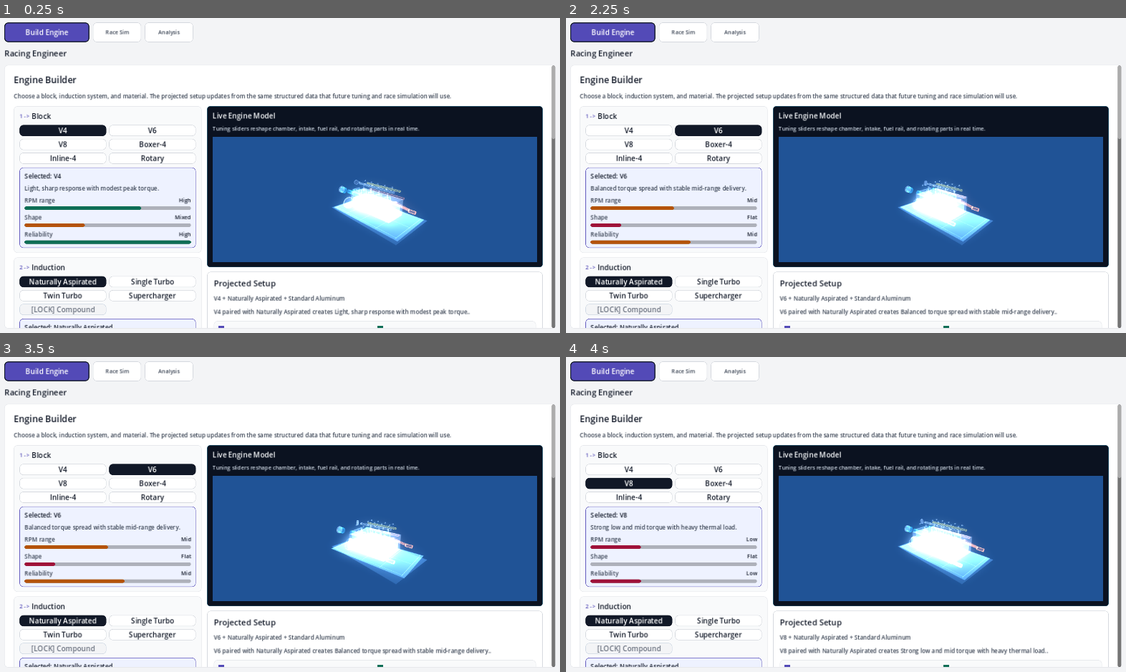
Above: before the commit, frames 1-4 (two rows, left to right).
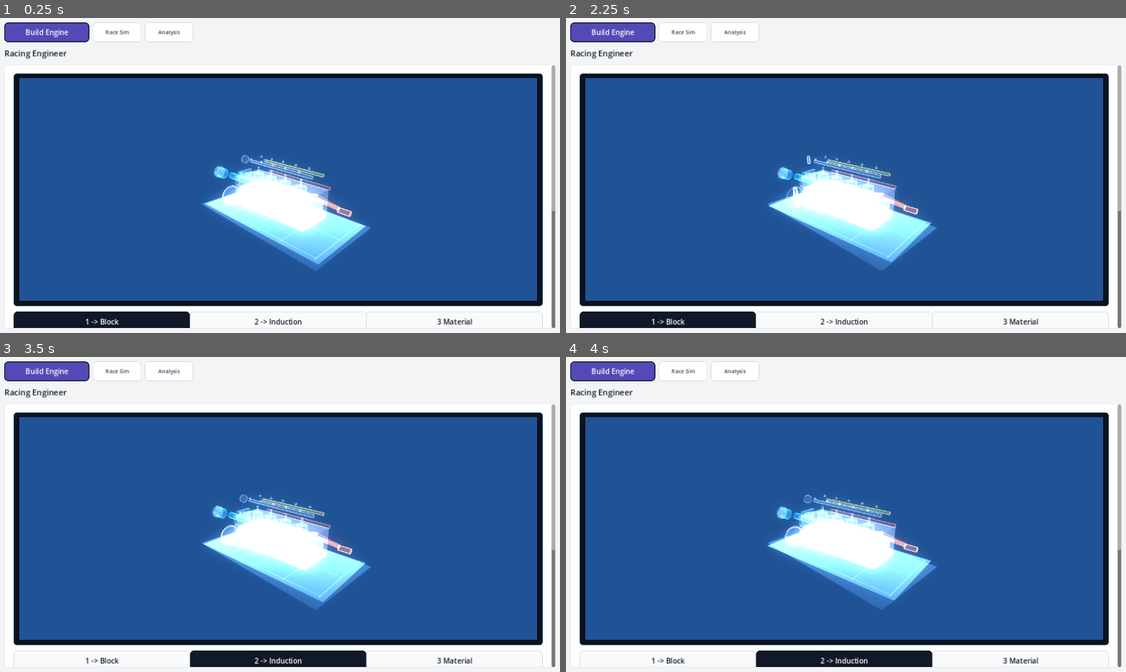
Above: after the commit, the same moments.

Repository: k15974973/racing-engineer
Game: Godot game, scene res://scenes/Main.tscn
Same seed, same stepped clock (60 frames per second), same inputs: the game is played once before the commit and once after it.
Inputs (mouse positions are in pixels of both pictures, inside the frame that each line leads up to):
- Up to frame 1 (0.25 s): no input
- Up to frame 2 (2.25 s): click (627, 131) at 0.5 s, where only the run before the commit has a clickable "V4"; click (666, 320) at 1.25 s, where only the run after the commit has a clickable "1 -> Block"; click (717, 131) at 2 s, where only the run before the commit has a clickable "V6"
- Up to frame 3 (3.5 s): click (280, 659) at 2.75 s, where only the run after the commit has a clickable "2 -> Induction"
- Up to frame 4 (4 s): click (627, 483) at 3.5 s, where only the run before the commit has a clickable "V8"

The runs differ from the first frame. In frame 1, 56% of the frame differs, in the area x 2-100%, y 17-99%; in frame 2, 56%; in frame 3, 56%; in frame 4, 56%.

Commit message:
Redesign builder around engine hero

Diff:
--- a/scripts/ui/engine_visualizer_3d.gd
+++ b/scripts/ui/engine_visualizer_3d.gd
@@ -49,8 +49,9 @@
 var _camera_zoom_z := 5.0
 
 func _init() -> void:
-	custom_minimum_size = Vector2(0, 360)
+	custom_minimum_size = Vector2(0, 480)
 	size_flags_horizontal = Control.SIZE_EXPAND_FILL
+	size_flags_vertical = Control.SIZE_EXPAND_FILL
 	add_theme_stylebox_override("panel", _panel_style())
 
 func _ready() -> void:
@@ -109,26 +110,11 @@
 	stack.add_theme_constant_override("separation", 8)
 	margin.add_child(stack)
 
-	var title := Label.new()
-	title.text = "Live Engine Model"
-	title.add_theme_font_size_override("font_size", 16)
-	title.add_theme_color_override("font_color", Color.html("#F8FAFC"))
-	title.autowrap_mode = TextServer.AUTOWRAP_OFF
-	stack.add_child(title)
-
-	var note := Label.new()
-	note.text = "Tuning sliders reshape chamber, intake, fuel rail, and rotating parts in real time."
-	note.add_theme_font_size_override("font_size", 12)
-	note.add_theme_color_override("font_color", Color.html("#CBD5E1"))
-	note.autowrap_mode = TextServer.AUTOWRAP_OFF
-	note.clip_text = true
-	stack.add_child(note)
-
 	var viewport_container := SubViewportContainer.new()
 	viewport_container.stretch = true
 	viewport_container.size_flags_horizontal = Control.SIZE_EXPAND_FILL
 	viewport_container.size_flags_vertical = Control.SIZE_EXPAND_FILL
-	viewport_container.custom_minimum_size = Vector2(0, 270)
+	viewport_container.custom_minimum_size = Vector2(0, 440)
 	viewport_container.mouse_filter = Control.MOUSE_FILTER_STOP
 	viewport_container.gui_input.connect(_on_viewport_gui_input)
 	stack.add_child(viewport_container)
--- a/scripts/ui/main.gd
+++ b/scripts/ui/main.gd
@@ -114,6 +114,7 @@
 var _bench_toggle_button: Button
 var _setup_name_edit: LineEdit
 var _current_view := VIEW_ENGINE_BUILDER
+var _builder_active_tab := "block"
 var _builder_selection := {
 	"block": "",
 	"induction": "",
@@ -337,34 +338,20 @@
 func _render_engine_builder(layout: VBoxContainer) -> void:
 	_ensure_builder_selection()
 
-	layout.add_child(_section_title("Engine Builder"))
-	layout.add_child(_body_text("Choose a block, induction system, and material. The projected setup updates from the same structured data that future tuning and race simulation will use."))
-
-	var builder := HBoxContainer.new()
-	builder.size_flags_vertical = Control.SIZE_EXPAND_FILL
-	builder.add_theme_constant_override("separation", 12)
-	layout.add_child(builder)
-
-	var controls := VBoxContainer.new()
-	controls.custom_minimum_size = Vector2(420, 0)
-	controls.size_flags_vertical = Control.SIZE_EXPAND_FILL
-	controls.add_theme_constant_override("separation", 10)
-	builder.add_child(controls)
+	if not _builder_selection.has(_builder_active_tab):
+		_builder_active_tab = "block"
 
 	_tuning_value_labels.clear()
-	controls.add_child(_builder_choice_panel("Block", GameData.blocks, "block"))
-	controls.add_child(_builder_choice_panel("Induction", GameData.inductions, "induction"))
-	controls.add_child(_builder_choice_panel("Material", GameData.materials, "material"))
-	controls.add_child(_garage_status_panel())
-	controls.add_child(_builder_tuning_panel())
-	controls.add_child(_setup_save_panel())
+	layout.add_child(_engine_visualizer_panel(true))
+	layout.add_child(_builder_tab_bar())
+	layout.add_child(_builder_active_choice_panel())
 
 	var results := VBoxContainer.new()
 	_builder_results = results
 	results.size_flags_horizontal = Control.SIZE_EXPAND_FILL
 	results.size_flags_vertical = Control.SIZE_EXPAND_FILL
 	results.add_theme_constant_override("separation", 10)
-	builder.add_child(results)
+	layout.add_child(results)
 
 	_refresh_builder_results()
 
@@ -419,6 +406,171 @@
 	stack.add_child(_selected_slot_panel(key, selected_record))
 
 	return panel
+
+func _builder_tab_bar() -> HBoxContainer:
+	var tabs := HBoxContainer.new()
+	tabs.size_flags_horizontal = Control.SIZE_EXPAND_FILL
+	tabs.add_theme_constant_override("separation", 0)
+	for key in ["block", "induction", "material"]:
+		tabs.add_child(_builder_tab_button(key))
+	return tabs
+
+func _builder_tab_button(key: String) -> Button:
+	var button := Button.new()
+	button.text = "%s %s" % [_builder_step_prefix(key), _builder_tab_title(key)]
+	button.focus_mode = Control.FOCUS_NONE
+	button.size_flags_horizontal = Control.SIZE_EXPAND_FILL
+	button.custom_minimum_size = Vector2(0, 46)
+	button.pressed.connect(_on_builder_tab_selected.bind(key))
+
+	var active := key == _builder_active_tab
+	var normal_bg := Color.html("#111827") if active else Color.html("#F9FAFB")
+	var border := Color.html("#111827") if active else Color.html("#D1D5DB")
+	var hover_bg := Color.html("#1F2937") if active else Color.html("#EEF2FF")
+	button.add_theme_stylebox_override("normal", _panel_style(normal_bg, border))
+	button.add_theme_stylebox_override("hover", _panel_style(hover_bg, Color.html("#534AB7")))
+	button.add_theme_stylebox_override("pressed", _panel_style(Color.html("#374151"), Color.html("#111827")))
+	button.add_theme_color_override("font_color", Color.html("#FFFFFF") if active else Color.html("#111827"))
+	button.add_theme_color_override("font_hover_color", Color.html("#FFFFFF") if active else Color.html("#111827"))
+	return button
+
+func _builder_tab_title(key: String) -> String:
+	match key:
+		"block":
+			return "Block"
+		"induction":
+			return "Induction"
+		"material":
+			return "Material"
+		_:
+			return key.capitalize()
+
+func _builder_active_choice_panel() -> PanelContainer:
+	var key := _builder_active_tab
+	var panel := PanelContainer.new()
+	panel.size_flags_horizontal = Control.SIZE_EXPAND_FILL
+	panel.add_theme_stylebox_override("panel", _panel_style(Color.html("#FFFFFF"), Color.html("#D1D5DB")))
+
+	var margin := MarginContainer.new()
+	margin.add_theme_constant_override("margin_left", 14)
+	margin.add_theme_constant_override("margin_top", 12)
+	margin.add_theme_constant_override("margin_right", 14)
+	margin.add_theme_constant_override("margin_bottom", 12)
+	panel.add_child(margin)
+
+	var stack := VBoxContainer.new()
+	stack.add_theme_constant_override("separation", 10)
+	margin.add_child(stack)
+
+	var choices := GridContainer.new()
+	choices.columns = 3
+	choices.size_flags_horizontal = Control.SIZE_EXPAND_FILL
+	choices.add_theme_constant_override("h_separation", 8)
+	choices.add_theme_constant_override("v_separation", 8)
+	stack.add_child(choices)
+
+	for item in GameData.get_collection(_builder_collection_name(key)):
+		if typeof(item) != TYPE_DICTIONARY:
+			continue
+		var record: Dictionary = item
+		var record_id := str(record.get("id", ""))
+		var selected := record_id == str(_builder_selection[key])
+		var locked := not _builder_option_unlocked(key, record_id)
+		choices.add_child(_slot_choice_button(str(record.get("name", "Unnamed")), record_id, key, selected, locked))
+
+	var selected_record: Dictionary = GameData.get_record_by_id(_builder_collection_name(key), str(_builder_selection[key]))
+	stack.add_child(_builder_selected_description(key, selected_record))
+	return panel
+
+func _builder_selected_description(key: String, record: Dictionary) -> VBoxContainer:
+	var stack := VBoxContainer.new()
+	stack.add_theme_constant_override("separation", 4)
+	if record.is_empty():
+		stack.add_child(_status("Select an option to update the engine model.", false))
+		return stack
+
+	var name := str(record.get("name", "Unnamed"))
+	stack.add_child(_label("Selected: %s - %s" % [name, _builder_selection_short_detail(key, record)], 14, Color.html("#111827")))
+	stack.add_child(_body_text(_builder_selection_bias_line(key, record)))
+	return stack
+
+func _builder_selection_short_detail(key: String, record: Dictionary) -> String:
+	match key:
+		"block":
+			return _block_visual_layout_text(str(record.get("id", "")))
+		"induction":
+			return _induction_visual_text(str(record.get("id", "")))
+		"material":
+			return _material_visual_text(str(record.get("id", "")))
+		_:
+			return str(record)
+
+func _builder_selection_bias_line(key: String, record: Dictionary) -> String:
+	match key:
+		"block":
+			return "Peak power bias: %s" % _block_power_bias(str(record.get("id", "")))
+		"induction":
+			return "Response bias: lag %0.2f, power x%0.2f." % [float(record.get("lag", 0.0)), float(record.get("power_mult", 1.0))]
+		"material":
+			return "Material bias: mass x%0.2f, heat capacity x%0.2f." % [float(record.get("mass_mult", 1.0)), float(record.get("max_heat_mult", 1.0))]
+		_:
+			return ""
+
+func _block_visual_layout_text(block_id: String) -> String:
+	match block_id:
+		"v4":
+			return "4-cylinder V layout"
+		"v6":
+			return "6-cylinder V layout"
+		"v8":
+			return "8-cylinder V layout"
+		"boxer_4":
+			return "4-cylinder flat layout"
+		"inline_4":
+			return "4-cylinder inline layout"
+		"rotary":
+			return "rotor housing layout"
+		_:
+			return "engine block layout"
+
+func _induction_visual_text(induction_id: String) -> String:
+	match induction_id:
+		"na":
+			return "clean intake, no turbo"
+		"single_turbo":
+			return "single turbo and charge pipe"
+		"twin_turbo":
+			return "paired turbo wheels"
+		"supercharger":
+			return "belt-driven supercharger"
+		"compound":
+			return "compound boost package"
+		_:
+			return "induction package"
+
+func _material_visual_text(material_id: String) -> String:
+	match material_id:
+		"titanium":
+			return "blue-gray lightweight shell"
+		"ceramic":
+			return "warm white heat shell"
+		_:
+			return "bright aluminum shell"
+
+func _block_power_bias(block_id: String) -> String:
+	match block_id:
+		"v8":
+			return "high straight-line torque"
+		"rotary":
+			return "high-RPM speed"
+		"inline_4":
+			return "boost-rewarding top end"
+		"boxer_4":
+			return "corner-exit stability"
+		"v6":
+			return "balanced mid-range"
+		_:
+			return "light response"
 
 func _slot_choice_button(text: String, record_id: String, key: String, selected: bool, locked: bool) -> Button:
 	var button := Button.new()
@@ -494,7 +646,7 @@
 	stack.add_theme_constant_override("separation", 10)
 	margin.add_child(stack)
 
-	stack.add_child(_label("Projected Setup", 18, Color.html("#111827")))
+	stack.add_child(_label("Power Curve", 18, Color.html("#111827")))
 
 	if setup.has("error"):
 		stack.add_child(_status(str(setup["error"]), false))
@@ -503,24 +655,7 @@
 		stack.add_child(_body_text("Select Block, Induction, and Material to view the curve."))
 		return panel
 
-	var title := "%s + %s + %s" % [setup["block"].get("name", "Block"), setup["induction"].get("name", "Induction"), setup["material"].get("name", "Material")]
-	stack.add_child(_body_text(title))
-	stack.add_child(_body_text(str(setup["curve_summary"])))
 	stack.add_child(_curve_card(setup))
-
-	stack.add_child(_metric_row("Peak power", "%s hp" % setup["peak_power_hp"]))
-	stack.add_child(_metric_row("Torque", "%s Nm" % setup["torque_nm"]))
-	stack.add_child(_metric_row("Mass", "%s kg" % setup["mass_kg"]))
-	stack.add_child(_metric_row("RPM range", "%s-%s rpm" % [setup["rpm_min"], setup["rpm_max"]]))
-
-	stack.add_child(_meter_row("Engine health", float(setup.get("engine_health_score", 100.0)), 120.0, true))
-	stack.add_child(_meter_row("Heat load", float(setup["heat_score"]), 160.0, false))
-	stack.add_child(_meter_row("Reliability", float(setup["reliability_score"]), 120.0, true))
-	stack.add_child(_meter_row("Throttle response", float(setup["response_score"]), 120.0, true))
-	stack.add_child(_meter_row("Push margin", float(setup["push_margin"]), 120.0, true))
-
-	var safe := float(setup["push_margin"]) >= 55.0
-	stack.add_child(_status(str(setup["warning"]), safe))
 	return panel
 
 func _curve_card(setup: Dictionary) -> PanelContainer:
@@ -2022,13 +2157,12 @@
 		_builder_results.remove_child(child)
 		child.queue_free()
 
-	_builder_results.add_child(_engine_visualizer_panel())
 	_builder_results.add_child(_builder_summary_panel())
-	_builder_results.add_child(_test_bench_preview_panel())
-	_builder_results.add_child(_setup_comparison_panel())
-
-func _engine_visualizer_panel() -> PanelContainer:
+
+func _engine_visualizer_panel(hero: bool = false) -> PanelContainer:
 	var visualizer := EngineVisualizer3D.new()
+	if hero:
+		visualizer.custom_minimum_size = Vector2(0, 520)
 	visualizer.set_setup(_current_setup())
 	return visualizer
 
@@ -2073,8 +2207,13 @@
 		return
 
 	_builder_selection[key] = selected_id
+	_builder_active_tab = key
 	_reset_race_result()
 	_reset_test_bench()
+	_show_view(VIEW_ENGINE_BUILDER)
+
+func _on_builder_tab_selected(key: String) -> void:
+	_builder_active_tab = key
 	_show_view(VIEW_ENGINE_BUILDER)
 
 func _on_builder_tuning_changed(value: float, key: String) -> void:
--- a/tests/phase_3_ui_clarity_smoke.gd
+++ b/tests/phase_3_ui_clarity_smoke.gd
@@ -26,6 +26,8 @@
 	if not _assert_debug_nav_hidden():
 		return
 	if not _assert_builder_steps():
+		return
+	if not _assert_builder_redesign():
 		return
 	if not _assert_post_race_cta():
 		return
@@ -67,9 +69,50 @@
 
 func _assert_builder_steps() -> bool:
 	for marker in ["1 ->", "2 ->", "3"]:
-		if not _has_label_text(_main, marker):
+		if not _has_label_text(_main, marker) and not _has_button_prefix(_main, marker):
 			_fail("Builder should show step marker %s." % marker)
 			return false
+	return true
+
+func _assert_builder_redesign() -> bool:
+	var visualizer := _find_visualizer(_main)
+	if visualizer == null:
+		_fail("Builder should show the 3D engine visualizer as the hero element.")
+		return false
+	if visualizer.custom_minimum_size.y < 500.0:
+		_fail("Builder visualizer should be the full-width hero, not a small side panel.")
+		return false
+	if _has_label_text(_main, "Live Engine Model"):
+		_fail("Builder visualizer should not show the old explanatory title.")
+		return false
+	if _has_label_text(_main, "Projected Setup"):
+		_fail("Builder should not show the old Projected Setup text block.")
+		return false
+	if _find_button(_main, "Naturally Aspirated") != null:
+		_fail("Default Builder tab should show only Block options, not Induction options.")
+		return false
+	if _find_button(_main, "Standard Aluminum") != null:
+		_fail("Default Builder tab should show only Block options, not Material options.")
+		return false
+	if _find_button(_main, "V8") == null:
+		_fail("Default Builder tab should expose Block options.")
+		return false
+
+	_main._on_builder_tab_selected("induction")
+	if _find_button(_main, "Naturally Aspirated") == null:
+		_fail("Induction tab should expose Induction options.")
+		return false
+	if _find_button(_main, "V8") != null:
+		_fail("Induction tab should hide Block options.")
+		return false
+
+	_main._on_builder_tab_selected("material")
+	if _find_button(_main, "Standard Aluminum") == null:
+		_fail("Material tab should expose Material options.")
+		return false
+	if _find_button(_main, "Single Turbo") != null:
+		_fail("Material tab should hide Induction options.")
+		return false
 	return true
 
 func _assert_post_race_cta() -> bool:
@@ -115,6 +158,23 @@
 			return result
 	return null
 
+func _has_button_prefix(node: Node, prefix: String) -> bool:
+	if node is Button and (node as Button).text.begins_with(prefix):
+		return true
+	for child in node.get_children():
+		if _has_button_prefix(child, prefix):
+			return true
+	return false
+
+func _find_visualizer(node: Node) -> Control:
+	if node is Control and node.has_method("get_visual_state"):
+		return node as Control
+	for child in node.get_children():
+		var result := _find_visualizer(child)
+		if result != null:
+			return result
+	return null
+
 func _restore() -> void:
 	if is_instance_valid(_main):
 		_main.free()
--- a/tests/phase_4_engine_visualizer_render_smoke.gd
+++ b/tests/phase_4_engine_visualizer_render_smoke.gd
@@ -21,6 +21,8 @@
 		return
 
 	_visualizer = EngineVisualizer3D.new()
+	_visualizer.custom_minimum_size = Vector2(720, 560)
+	_visualizer.size = Vector2(720, 560)
 	root.add_child(_visualizer)
 	_visualizer.set_setup(setup)
 	await process_frame
Not shown, changed: docs/local_visualizer_pass.md
